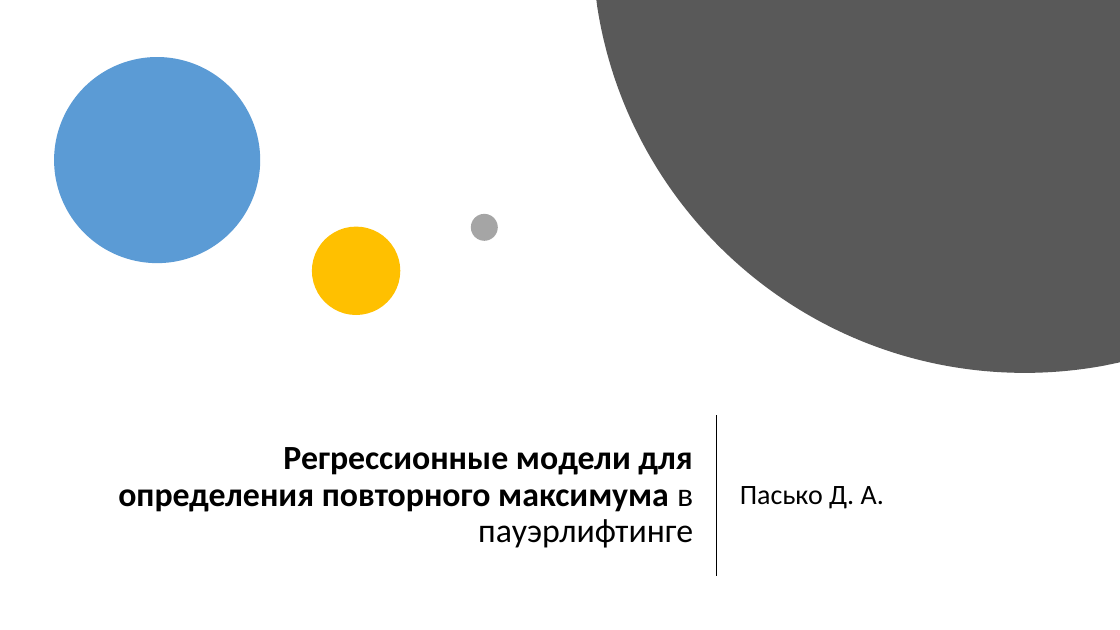
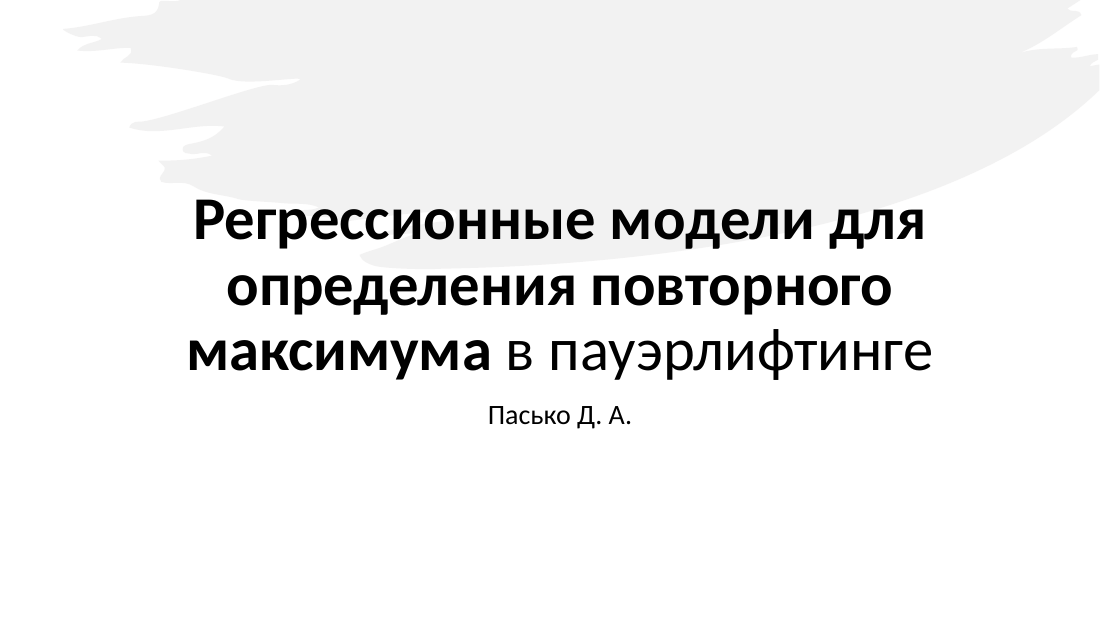
Before and after one commit to PasaOpasen/6-course-tasks, a slide deck: slide 1 of Дисер/презентация/Регрессионные модели для определения повторного максимума в пауэрлифтинге. Пасько.pptx. Drawn at 1120x630 pixels with LibreOffice and Linux fonts; fonts in the diff are those of the drawing. Boxes give left, top, right and bottom in pixels: in the first picture for what was removed or moved away, otherwise in the second. Text is boxed around its words. In the diff, an @@ line names an element or a change of style, - is before the commit and + after.

```diff
--- a/Дисер/презентация/Регрессионные модели для определения повторного максимума в пауэрлифтинге. Пасько.pptx
+++ b/Дисер/презентация/Регрессионные модели для определения повторного максимума в пауэрлифтинге. Пасько.pptx
@@ freeform shape added at <box>63,0,1100,269</box>, fill #E7E6E6 at 50% opacity @@
@@ freeform shape removed at <box>597,0,1120,373</box> @@
@@ ellipse removed at <box>54,57,260,263</box> @@
@@ title "Регрессионные модели для определения повторного ...": place and size @@
-title "Регрессионные модели для определения повторного ..." at <box>118,447,693,548</box>
+title "Регрессионные модели для определения повторного ..." at <box>186,199,934,380</box>
@@ title "Регрессионные модели для определения повторного ..." at <box>186,199,934,380</box>: size 29 to 52 pt; alignment right to centre; vertical alignment middle to bottom @@
@@ ellipse removed at <box>312,227,400,315</box> @@
@@ ellipse removed at <box>471,214,498,241</box> @@
@@ subtitle "Пасько Д. А.": place and size @@
-subtitle "Пасько Д. А." at <box>740,486,884,509</box>
+subtitle "Пасько Д. А." at <box>488,406,632,429</box>
@@ subtitle "Пасько Д. А." at <box>488,406,632,429</box>: alignment left to centre; vertical alignment middle to top @@
@@ line removed from (717, 416) to (717, 576) @@
```
Also in this commit, not shown: 1 other file.
